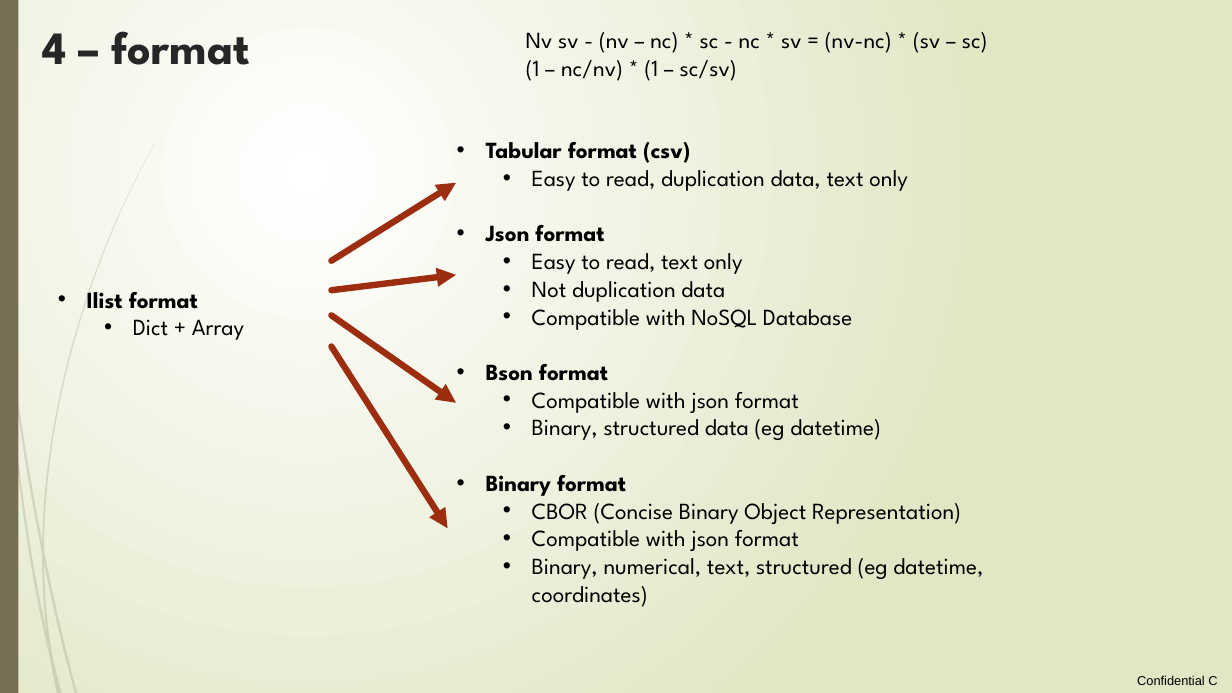
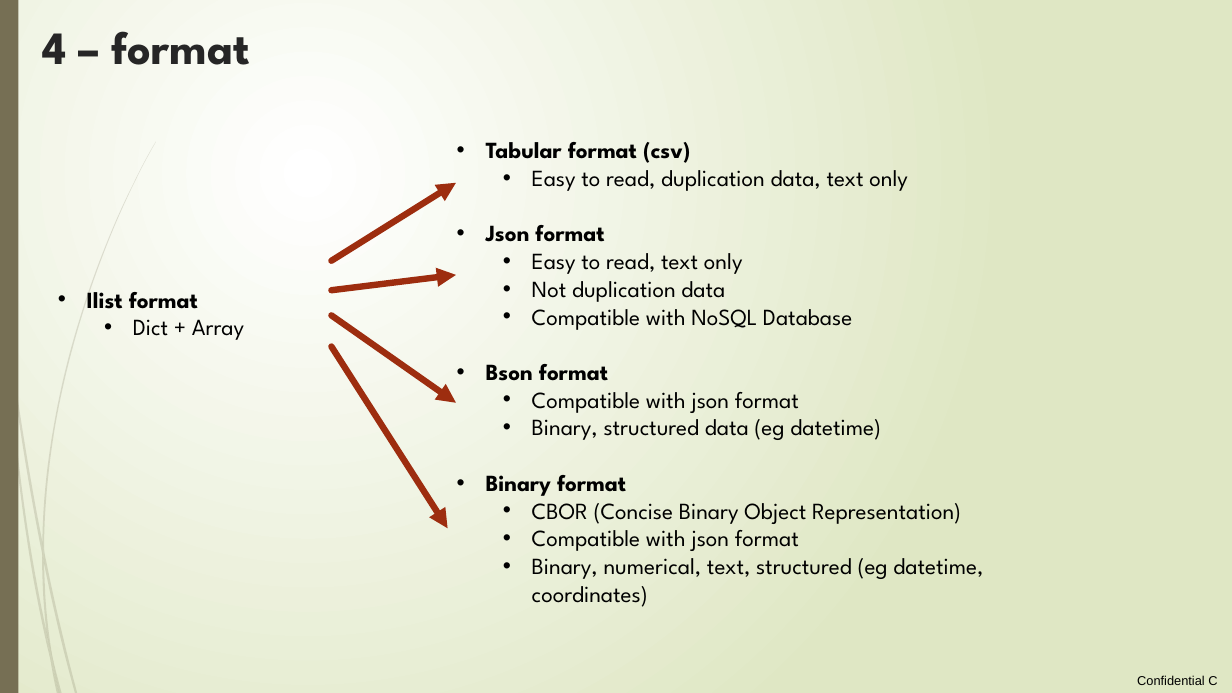
Before and after one commit to loco-philippe/Environmental-Sensing, a slide deck: slide 28 of documentation/ilist_technical.pptx. Drawn at 1232x693 pixels with LibreOffice and Linux fonts; fonts in the diff are those of the drawing. Boxes give left, top, right and bottom in pixels: in the first picture for what was removed or moved away, otherwise in the second. Text is boxed around its words. In the diff, an @@ line names an element or a change of style, - is before the commit and + after.

```diff
--- a/documentation/ilist_technical.pptx
+++ b/documentation/ilist_technical.pptx
@@ text removed at bbox=[526, 32, 988, 81] @@
-Nv sv - (nv – nc) * sc - nc * sv = (nv-nc) * (sv – sc)
-(1 – nc/nv) * (1 – sc/sv)
```
Also in this commit, not shown: 7 other slides changed, 2 other files.
